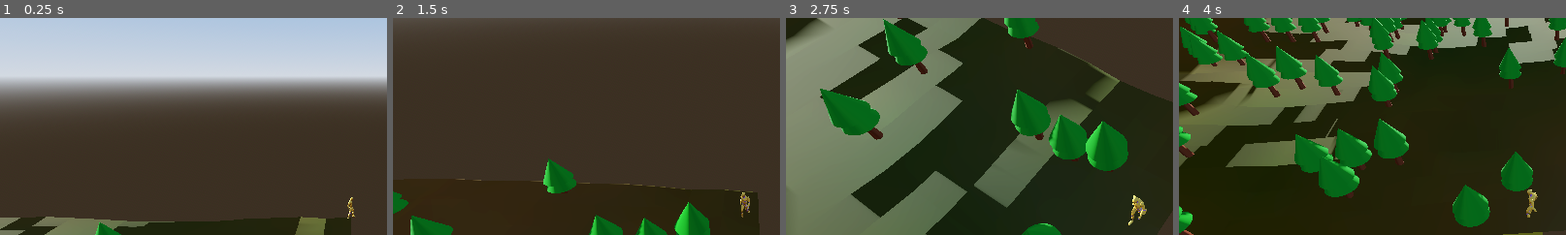
Above: before the commit, frames 1-4 (left to right).
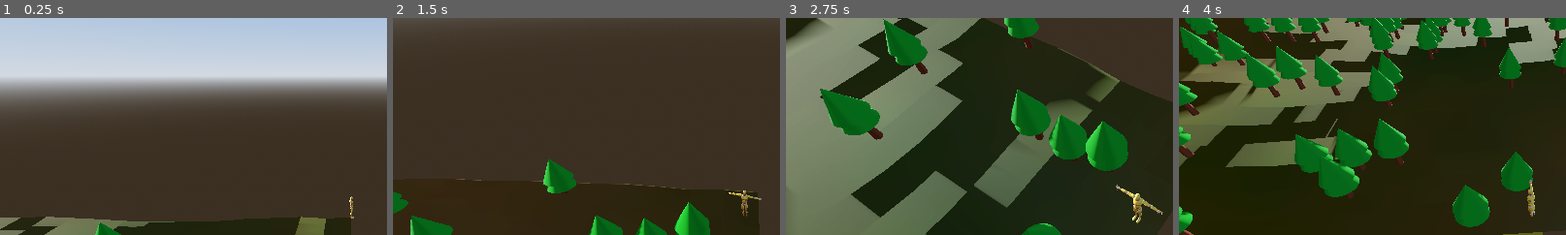
Above: after the commit, the same moments.

Repository: oliverpatrick/GodotGrid
Game: Godot game, scene res://terrain_generator.tscn
Two runs of this game, one before a commit and one after it. Both use one fixed random seed, a clock stepped at 60 frames per second and the inputs below.
Inputs (mouse positions are % of the whole screen's width and height, from its top left):
- Up to frame 1 (0.25 s): no input
- Up to frame 2 (1.5 s): tap Enter (ui_accept) at 0.5, 0.77 s; move the mouse to (45, 70) at 0.52 s; hold Up (ui_up) from 0.53 s (still down); click (45, 70) at 0.67 s; move the mouse to (80, 65) at 1.27 s
- Up to frame 3 (2.75 s): tap Enter (ui_accept) at 1.52 s; move the mouse to (20, 35) at 2.02 s; release Up (ui_up) at 2.03 s; hold Left (ui_left) from 2.03 s (still down)
- Up to frame 4 (4 s): move the mouse to (55, 50) at 2.77 s; click (55, 50) at 2.92 s; tap Enter (ui_accept) at 3.02, 3.77 s; move the mouse to (35, 25) at 3.52 s; release Left (ui_left) at 3.53 s; hold Down (ui_down) from 3.53 s (still down)
The pictures show only the part of the screen within x 5-55%, y 4-54%; the shares and areas given below are measured in that part.

The runs differ from the first frame. In frame 1, 0.1% of the frame differs, in the area x 89-92%, y 82-93%; in frame 2, 0.2%; in frame 3, 0.5%, in the area x 85-98%, y 76-96%; in frame 4, 0.2%.

Commit message:
test: add Godot headless harness

Diff:
--- a/project.godot
+++ b/project.godot
@@ -10,14 +10,14 @@
 
 [application]
 
-config/name="ClaudeCodeTranslation"
+config/name="GodotGrid"
 run/main_scene="uid://yaiwisaay14y"
-config/features=PackedStringArray("4.4", "Forward Plus")
+config/features=PackedStringArray("4.7", "Forward Plus")
 config/icon="res://icon.svg"
 
 [dotnet]
 
-project/assembly_name="ClaudeCodeTranslation"
+project/assembly_name="GodotGrid"
 
 [global_group]
 
--- /dev/null
+++ b/tests/smoke_test.gd
@@ -0,0 +1,5 @@
+extends RefCounted
+
+
+static func run() -> bool:
+	return ProjectSettings.get_setting("application/config/name") == "GodotGrid"
--- /dev/null
+++ b/tests/test_runner.gd
@@ -0,0 +1,12 @@
+extends SceneTree
+
+
+func _initialize() -> void:
+	var suites := [preload("res://tests/smoke_test.gd")]
+	for suite in suites:
+		if not suite.run():
+			printerr("GODOT_TEST_FAILED: %s" % suite.resource_path)
+			quit(1)
+			return
+	print("GODOT_TESTS_OK")
+	quit(0)
